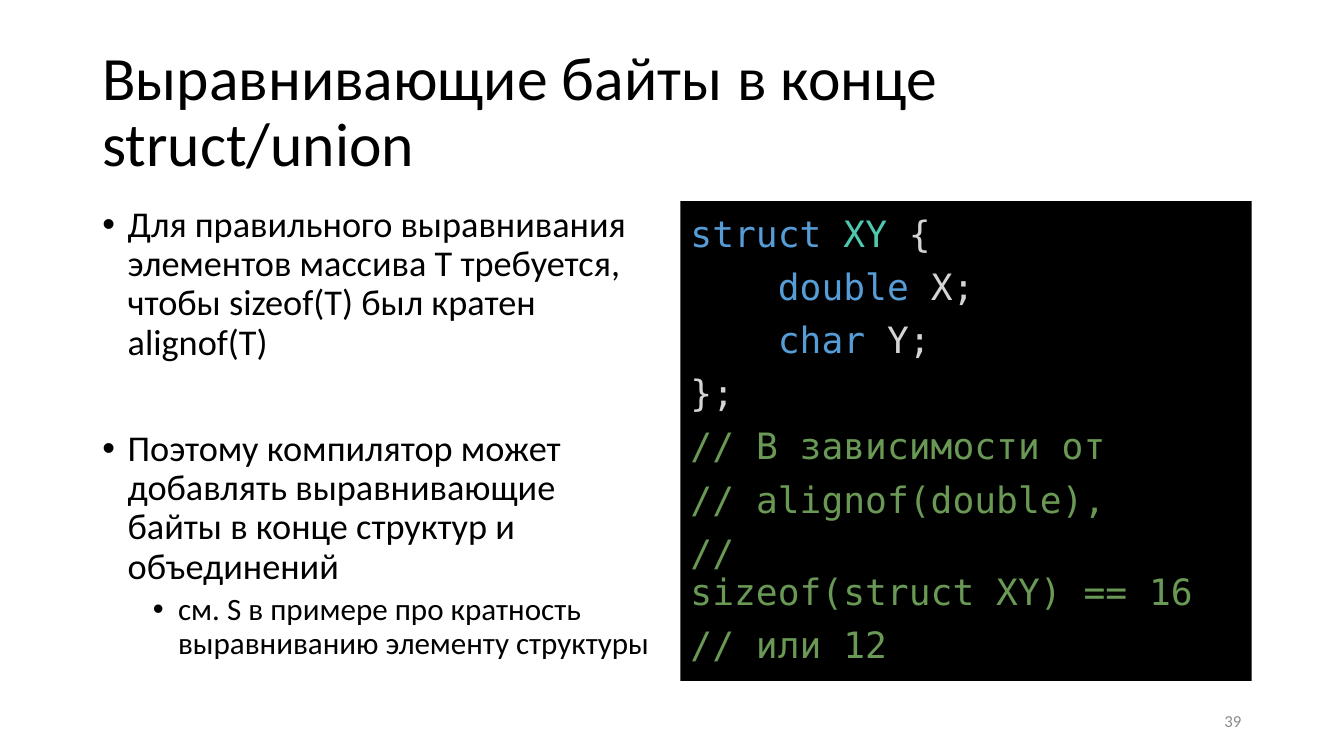
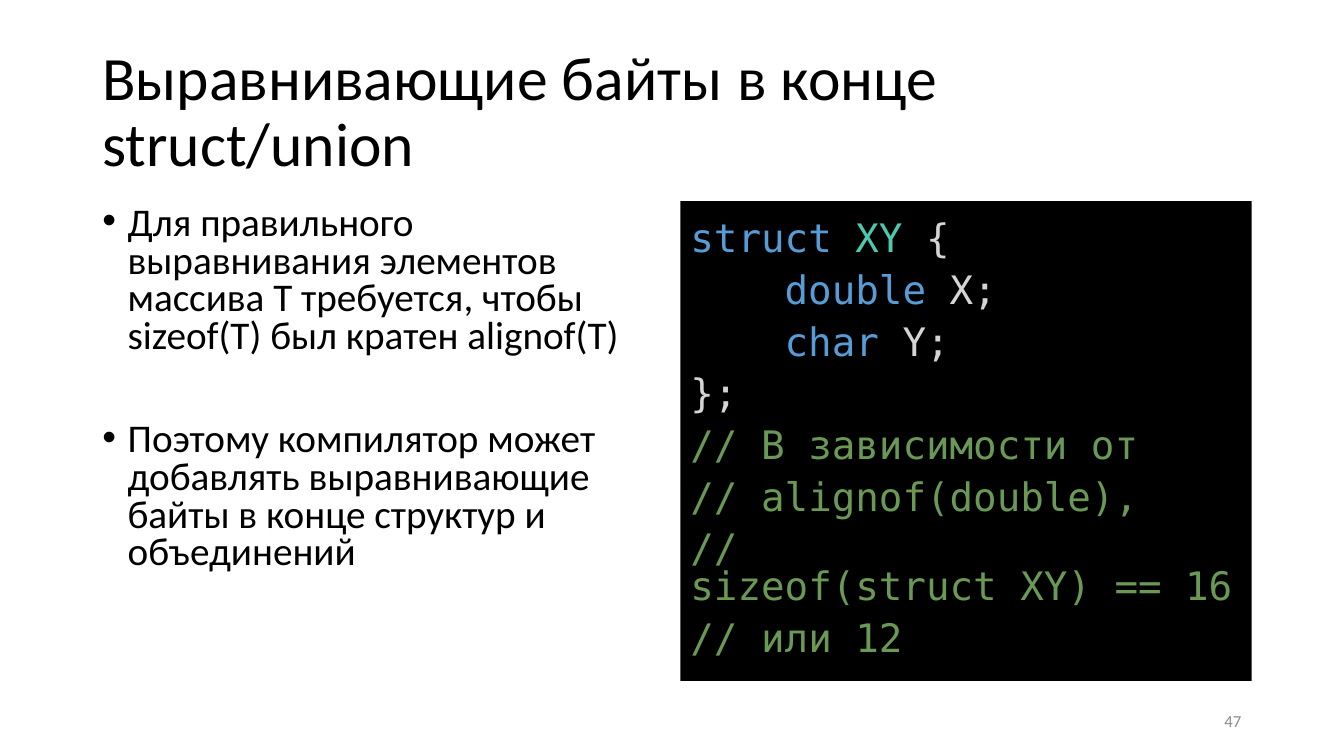
Before and after one commit to Evgueni-Petrov-aka-espetrov/Algorithms-and-Programming-in-C-pptx, a slide deck: slide 47 of 06.5 Размещение типов в памяти.pptx (slide 39 before the commit). Drawn at 1344x756 pixels with LibreOffice and Linux fonts; fonts in the diff are those of the drawing. Boxes give left, top, right and bottom in pixels: in the first picture for what was removed or moved away, otherwise in the second. Text is boxed around its words. In the diff, an @@ line names an element or a change of style, - is before the commit and + after.

```diff
--- a/06.5 Размещение типов в памяти.pptx
+++ b/06.5 Размещение типов в памяти.pptx
@@ text "Для правильного выравнивания элементов массива ..." at [128, 211, 618, 572]: size 25.9 to 28 pt; line spacing 0.9 to 0.8 @@
@@ text "struct XY {" at [681, 202, 1252, 682]: size 25.9 to 28 pt; line spacing 0.9 to 0.8 @@
@@ text at [178, 600, 649, 659]: paragraph removed @@
-  • см. S в примере про кратность выравниванию элементу структуры
@@ page number at [1224, 716, 1241, 727]: text changed @@
-39
+47
```
Also in this commit, not shown: 20 other slides changed, 17 slides added, 9 slides removed.
